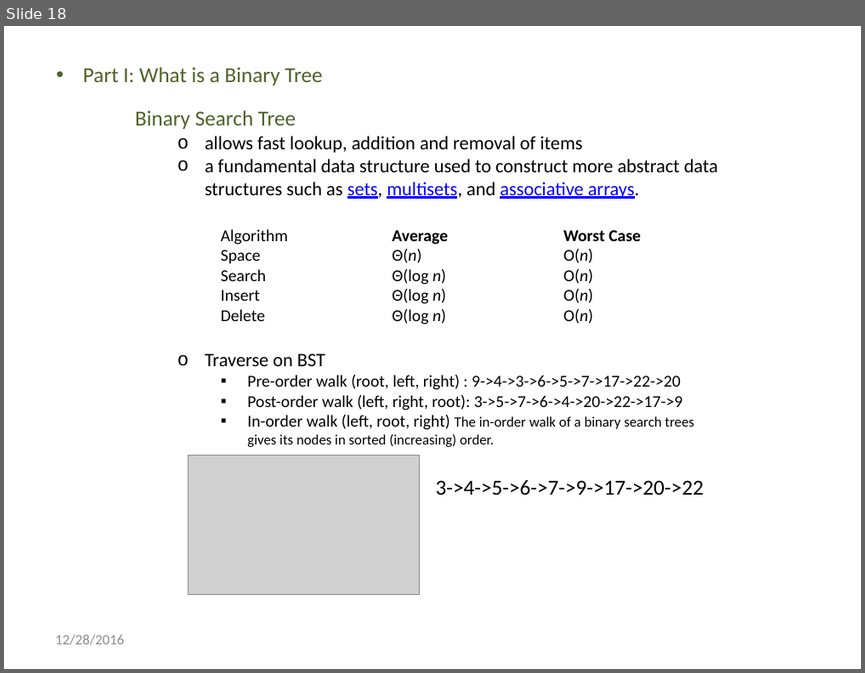
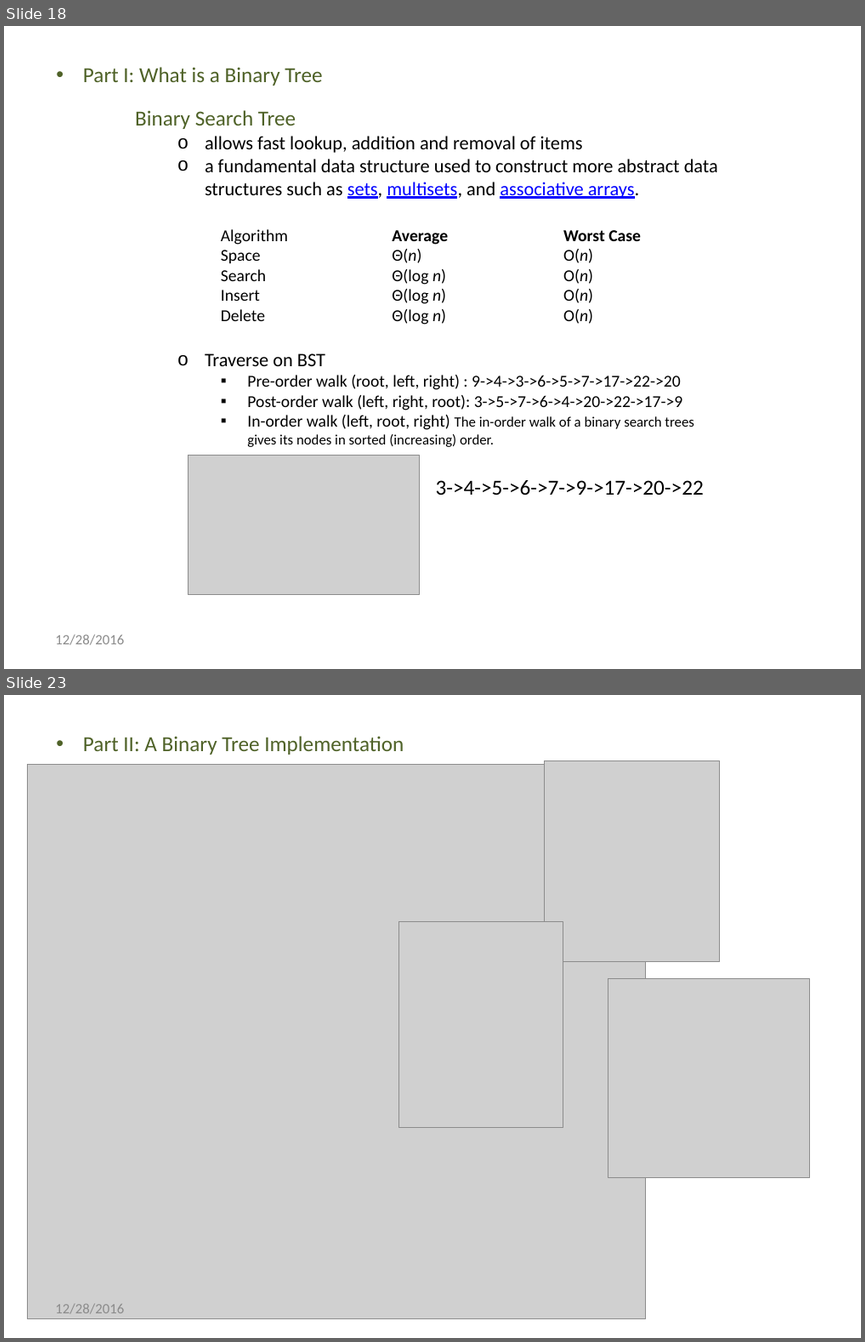
Before and after one commit to renee2016/wilfrid, a slide deck: resource/Introduction to Binary Tree.pptx. Shown one above the other, each under a label of ours: slide 18 before the commit, slides 18 and 23 after it; the slides between them are not shown. The pictures are 865x673 and 865x1342 pixels, drawn with LibreOffice and Linux fonts; fonts in the diff are those of the drawing; grey boxes stand for pictures. Boxes give left, top, right and bottom in pixels: in the first picture for what was removed or moved away, otherwise in the second. Text is boxed around its words. In the diff, an @@ line names an element or a change of style, - is before the commit and + after.

Commit message:
add more sildes Part II to PPT

```diff
--- a/resource/Introduction to Binary Tree.pptx
+++ b/resource/Introduction to Binary Tree.pptx
@@ slide 23 added at (4,695,861,1338), background #FFFFFF @@
@@ text added at (83,736,404,755), 18 pt, text #4F6228 @@
+• Part II: A Binary Tree Implementation
@@ picture added at (28,765,646,1319) @@
@@ picture added at (544,761,720,962) @@
@@ picture added at (399,922,563,1127) @@
@@ picture added at (608,979,810,1178) @@
@@ text added at (55,1304,124,1314), 12 pt, text #8C8C8C @@
+12/28/2016
```
Also in this commit, not shown: 10 slides changed, 5 other slides added, 1 other file.
